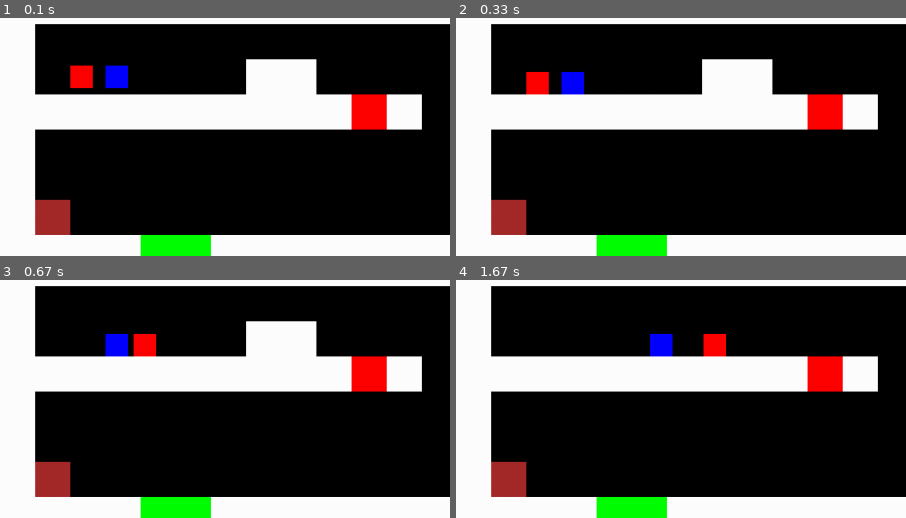
Above: before the commit, frames 1-4 (two rows, left to right).
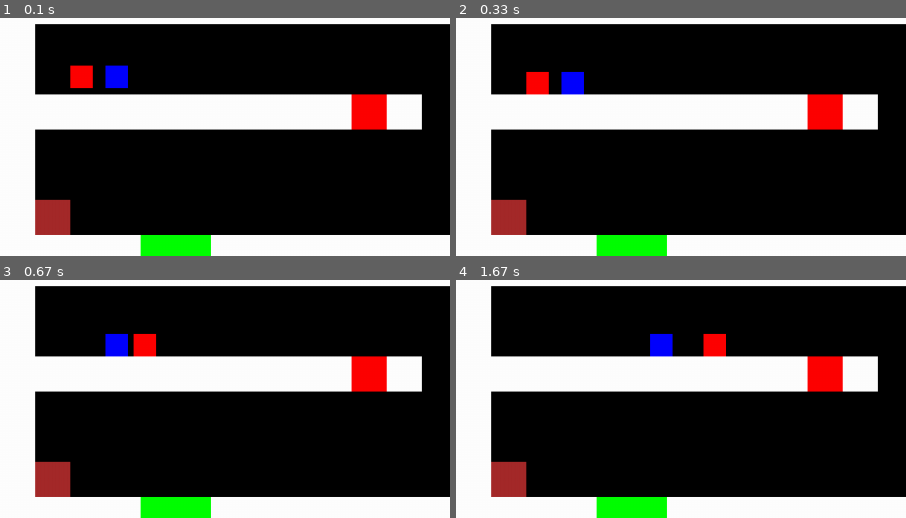
Above: after the commit, the same moments.

Repository: Mariotti-Matteo/progetto_informatica_pygame
Game: pygame game, started from Script/main_v2.py
Two runs of this game, one before a commit and one after it. Both use one fixed random seed, a clock stepped at 60 frames per second and the inputs below.
Inputs:
- Up to frame 1 (0.1 s): no input
- Up to frame 2 (0.33 s): no input
- Up to frame 3 (0.67 s): hold Right from 0.33 s (still down)
- Up to frame 4 (1.67 s): release Right at 0.8 s; hold Up 0.83-1.13 s; hold W 0.83-1.13 s; hold Right 1.17-1.63 s; hold D 1.17-1.63 s
The pictures show only the part of the screen within x 0-50%, y 0-50%; the shares and areas given below are measured in that part.

The runs differ from the first frame. In frame 1, 2.4% of the frame differs, in the area x 54-71%, y 17-33%; in frame 2, 2.4%; in frame 3, 2.4%; in frame 4, nothing differs.

Commit message:
Fix vari  mappe

Diff:
--- a/Script/level_selection.py
+++ b/Script/level_selection.py
@@ -4,8 +4,8 @@
     level_move = 16
     level = [
         '##############################',
-        '#                            #',
-        '# 12   SS                    #',
+        '#                           D#',
+        '# 12                         #',
         '##########L#                 #',
         '#         ?                  #',
         '#                            #',
@@ -23,11 +23,11 @@
         '?                                   ?',
         '?                                   ?',
         '?                                   ?',
-        '? 12                               E?',
+        '? 12                   S           E?',
         '?####   #   #   #S  #    #   #    ##?',
         '?                                   ?'
         '?                                   ?',
-        '?                                   ?',
+        '?     D                             ?',
         '?                                   ?',
         'AAAAAAAAAAAAAAAAAAAAAAAAAAAAAAAAAAAA',
     ]
@@ -39,7 +39,7 @@
         "#                           #",
         "#                           #",
         "# 12                        #",
-        "##########MMM            ## #",
+        "#######I##MMM            ## #",
         "#IIIIIIIIIIIIIIIIIIIIIIII?  #",
         "#?????????????????????????  #",
         "#                           #",
@@ -56,7 +56,7 @@
     level = [
         "##################################",
         "#               #               ##",
-        "#               S               ##",
+        "#               D               ##",
         "#   12          #               ##",
         "#########################       ##",
         "                        #   ?   ##",
@@ -123,7 +123,7 @@
         "#                           #",
         "#    #######AAAA#######     #",
         "#                           #",
-        "#      ######S########      #",
+        "#      ######D########      #",
         "#     #   I?          #     #",
         "#    #                 #    #",
         "#   #  E   ?            #   #",
@@ -138,22 +138,21 @@
 def level7():
     move = 10
     level = [
-        "#############################",
-        "#                           #",
-        "#                           #",
-        "#                           #",
-        "#                   #       #",
-        "#                           #",
-        "#  12                       #",
-        "##########################  #",
-        "##########################  #",
-        "#                           #",
-        "#                           #",
-        "#                           #",
-        "#                           #",
-        "#                           #",
-        "#E                          #",
-        "#############################",
+        "?????????????????????????????",
+        "?            12             ?",
+        "?                           ?"
+        "?                           ?",
+        "?                           ?",
+        "???#########PPPP??########P##",
+        "?           IIII            ?",
+        "?                           ?",
+        "?                           ?",
+        "?                           ?",
+        "?    ###DDDDDD########      ?",
+        "?            I              ?",
+        "?        E                  ?",
+        "?        #  mmm             ?",
+        "IIIIIIIIIIIIIIIIIIIIIIIIIIIII",
     ]
     return level, move
 def level8():
--- a/Script/main_v2.py
+++ b/Script/main_v2.py
@@ -265,6 +265,19 @@
         plats.remove(self)
         todraw.remove(self)
 
+class drawn_Platform(pygame.sprite.Sprite):
+    def __init__(self, x, y):
+        pygame.sprite.Sprite.__init__(self)
+        self.image = pygame.Surface((50, 50))
+        self.image.fill("White")
+        self.rect = self.image.get_rect()
+        self.rect.x = x
+        self.rect.y = y
+        todraw.add(self)
+
+    def update(self):
+        screen.blit(self.image, (self.rect.x, self.rect.y))
+
 
 # Le collisioni vengono calcolate separatamente sull'asse x ed y
 def xcoll(player):
@@ -298,7 +311,7 @@
     mplats = []
     p1spawnpoint = []
     p2spawnpoint = []
-    displat = []
+    # displat = []
     myx = 0
     myy = 0
     for r in level:
@@ -339,7 +352,10 @@
                 acido.append(p)
             elif c == "S":
                 p = disappearing_Platform(myx, myy)
-                displat.append(p)
+                # displat.append(p)
+            elif c == "D":
+                p = drawn_Platform(myx, myy)
+                # displat.append(p)
             myx += 50
         myy += 50
         myx = 0
